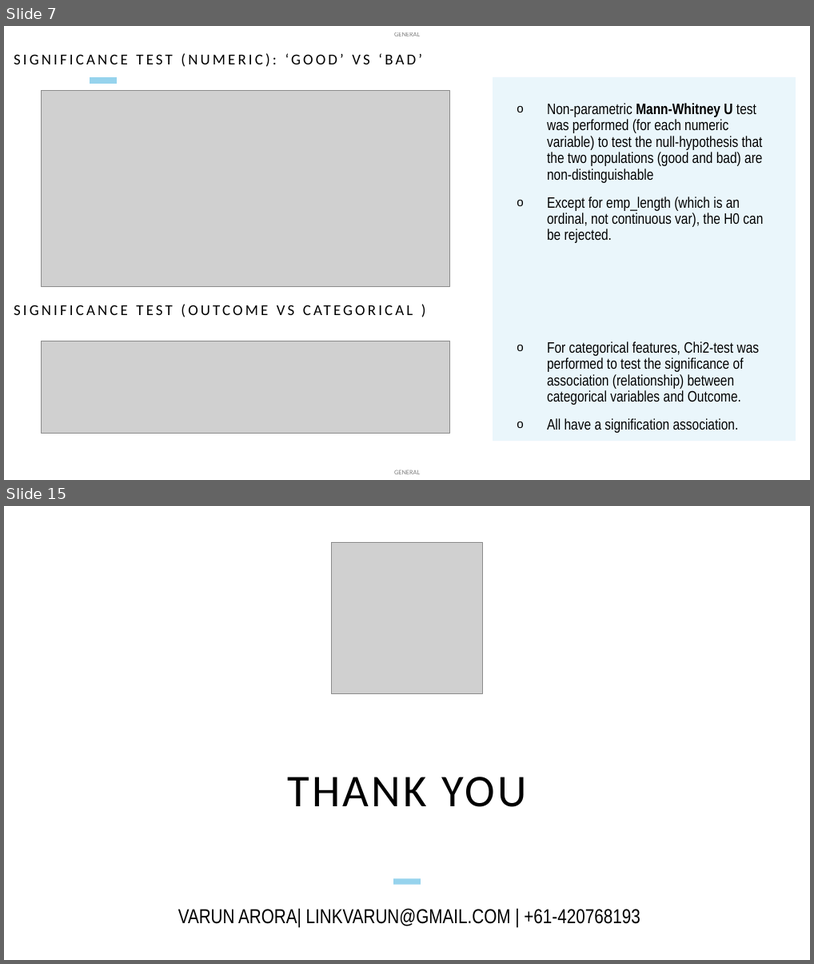
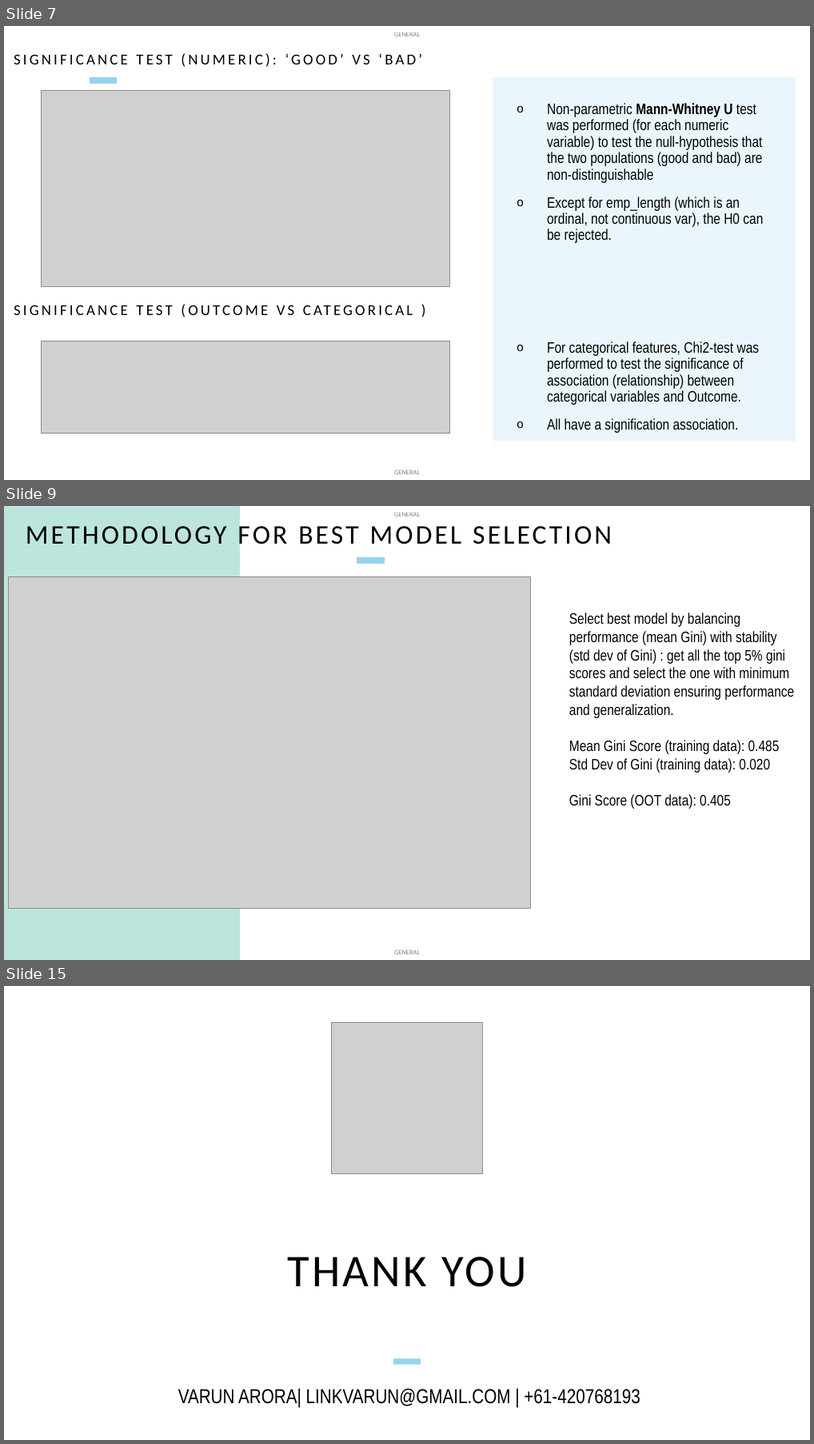
Before and after one commit to linkvarun/credit, a slide deck: Lending club credit risk predictor.pptx. Shown one above the other, each under a label of ours: slides 7 and 15 before the commit, slides 7, 9 and 15 after it; the slides between them are not shown. The pictures are 814x964 and 814x1444 pixels, drawn with LibreOffice and Linux fonts; fonts in the diff are those of the drawing; grey boxes stand for pictures. Boxes give left, top, right and bottom in pixels: in the first picture for what was removed or moved away, otherwise in the second. Text is boxed around its words. In the diff, an @@ line names an element or a change of style, - is before the commit and + after.

```diff
--- a/Lending club credit risk predictor.pptx
+++ b/Lending club credit risk predictor.pptx
@@ slide 9 added at (4, 506, 810, 960), background #FFFFFF; not listed: 2 template elements that a slide beside it also shows @@
@@ rectangle added at (4, 506, 240, 960), fill #BCE5DD @@
@@ title added at (26, 521, 612, 550), 32 pt, text #000000 @@
+METHODOLOGY FOR BEST MODEL SELECTION
@@ picture added at (8, 576, 531, 908) @@
@@ line added from (358, 560) to (385, 560), #96D3ED 7 pt @@
@@ text added at (570, 612, 794, 808), 18 pt, text #000000 @@
+  Select best model by balancing performance (mean Gini) with stability (std dev of Gini) : get all the top 5% gini scores and select the one with minimum standard deviation ensuring performance and generalization.
+  Mean Gini Score (training data): 0.485
+  Std Dev of Gini (training data): 0.020
+  Gini Score (OOT data): 0.405
```
Also in this commit, not shown: 3 slides changed, 4 other slides added, 5 slides removed.
